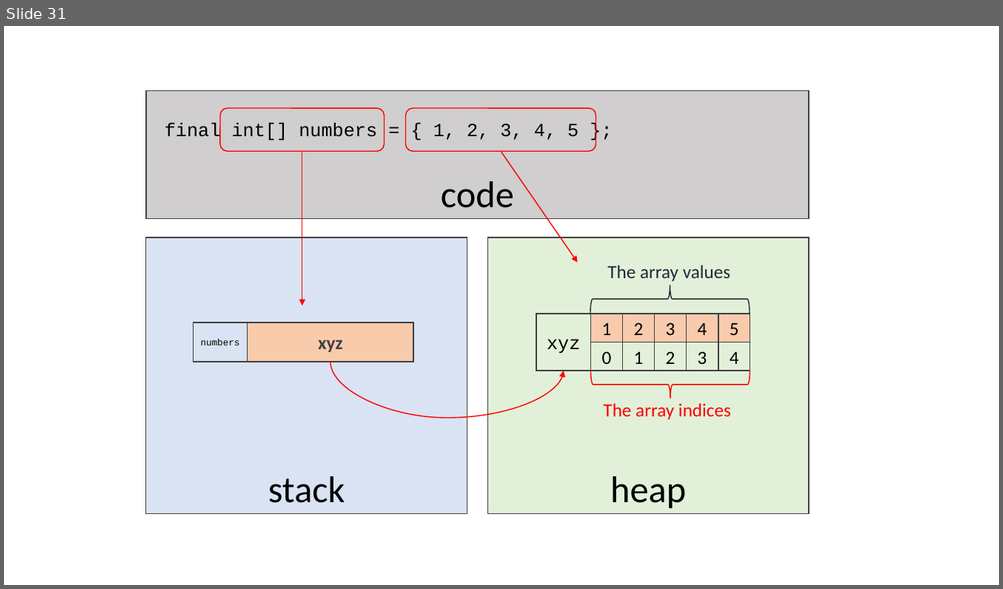
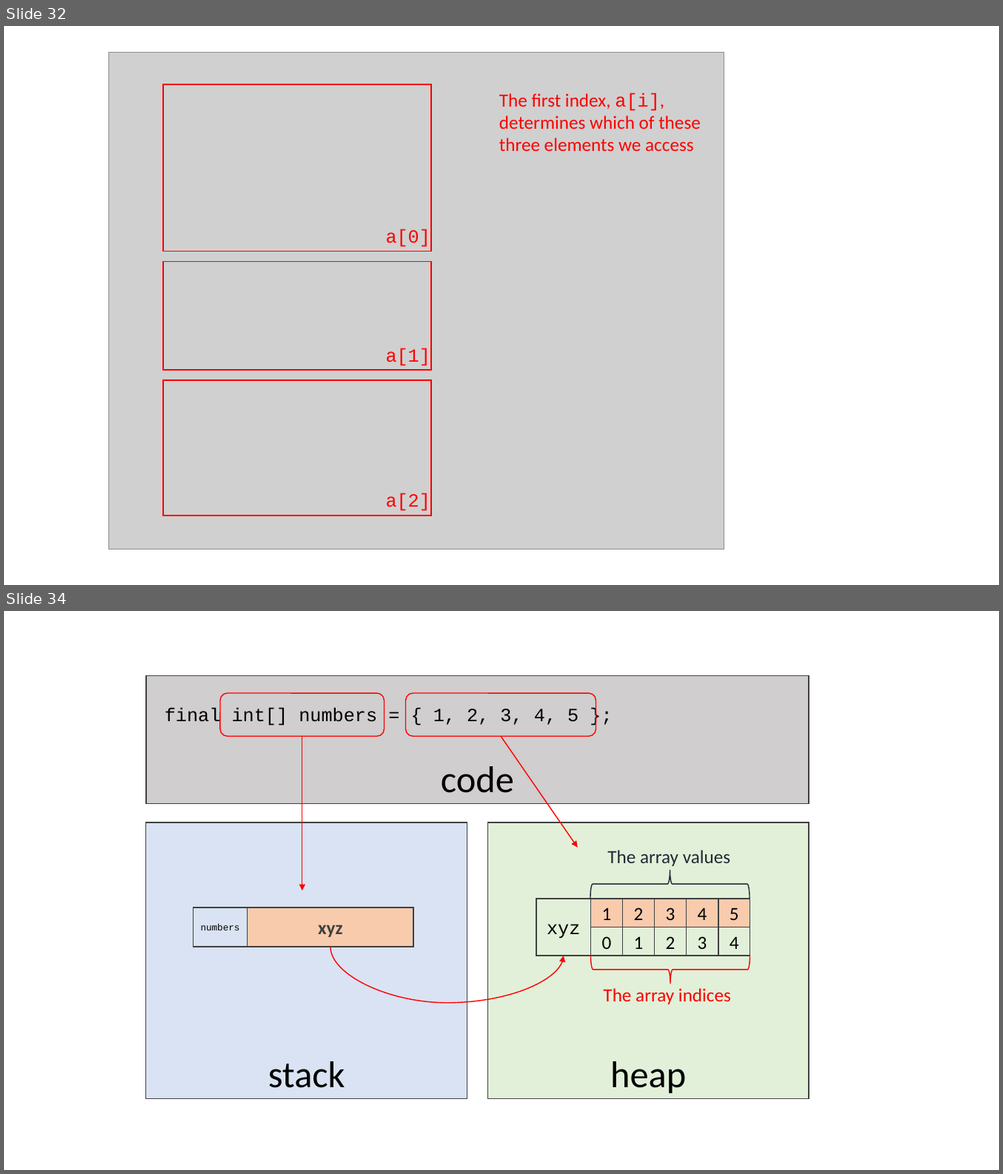
Before and after one commit to albertattard/java-boot-camp, a slide deck: assets/images/Images.pptx. Shown one above the other, each under a label of ours: slide 31 before the commit, slides 32 and 34 after it; the slides between them are not shown. The pictures are 1003x589 and 1003x1174 pixels, drawn with LibreOffice and Linux fonts; fonts in the diff are those of the drawing; grey boxes stand for pictures. Boxes give left, top, right and bottom in pixels: in the first picture for what was removed or moved away, otherwise in the second. Text is boxed around its words. In the diff, an @@ line names an element or a change of style, - is before the commit and + after.

```diff
--- a/assets/images/Images.pptx
+++ b/assets/images/Images.pptx
@@ slide 32 added at box(4, 26, 999, 585), background #FFFFFF @@
@@ picture added at box(108, 52, 724, 550) @@
@@ rectangle added at box(163, 84, 431, 251), outline #FF0000 1 pt @@
@@ text added at box(499, 93, 700, 151), 18 pt, text #FF0000 @@
+The first index, a[i], determines which of these three elements we access
@@ text added at box(386, 230, 430, 247), 18 pt, text #FF0000 @@
+a[0]
@@ rectangle added at box(163, 262, 431, 371), outline #FF0000 1 pt @@
@@ text added at box(386, 348, 430, 366), 18 pt, text #FF0000 @@
+a[1]
@@ rectangle added at box(163, 380, 431, 515), outline #FF0000 1 pt @@
@@ text added at box(386, 493, 430, 511), 18 pt, text #FF0000 @@
+a[2]
@@ what was slide 31 is now slide 34 @@
```
Also in this commit, not shown: 2 other slides added, 5 other files.
